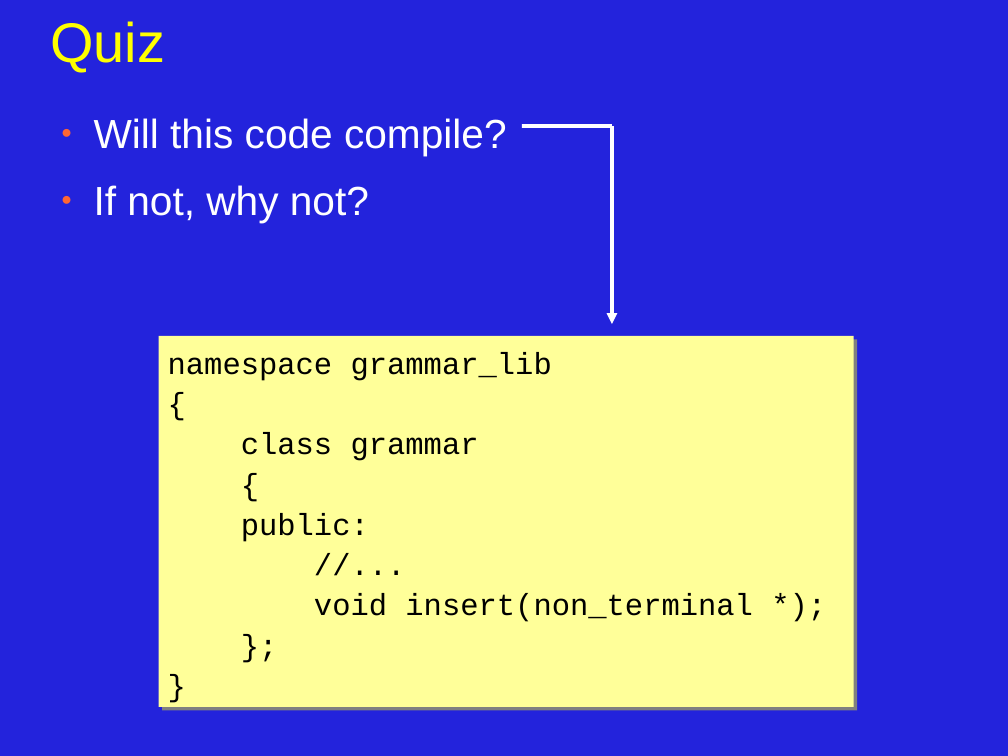
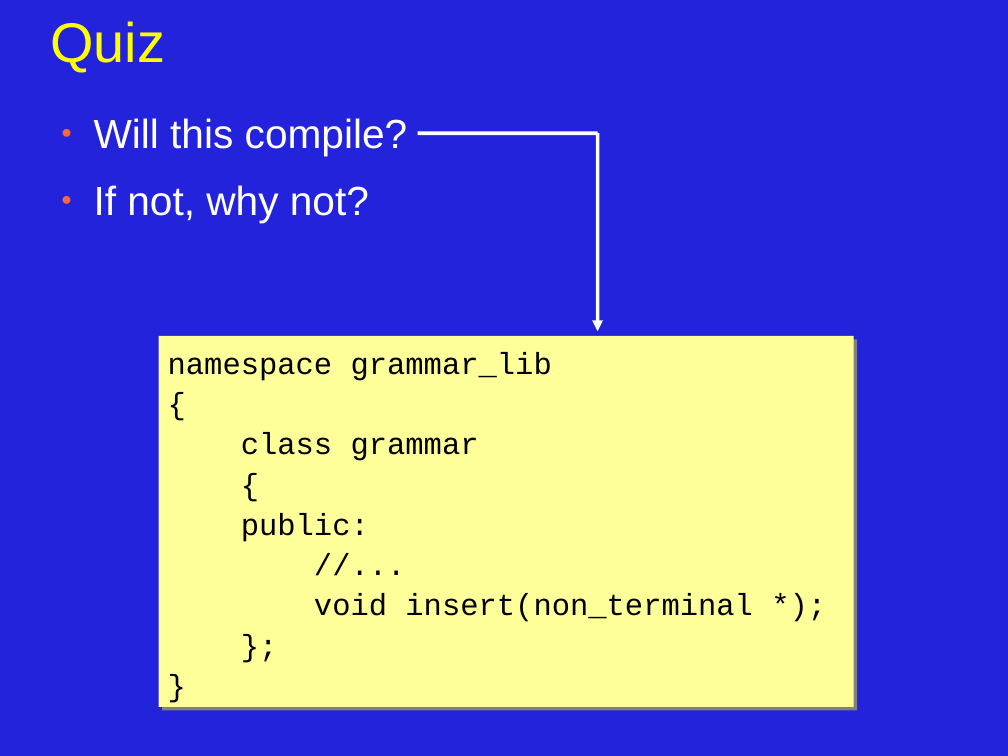
Before and after one commit to JonJagger/two-day-courses, a slide deck: slide 12 of cppf/06_Program_Organization_and_Dependency_Management.odp. Drawn at 1008x756 pixels with LibreOffice and Linux fonts; fonts in the diff are those of the drawing. Boxes give left, top, right and bottom in pixels: in the first picture for what was removed or moved away, otherwise in the second. Text is boxed around its words. In the diff, an @@ line names an element or a change of style, - is before the commit and + after.

Commit message:
copied slides into summary; ch 8 partially done; went through all slides and tidied up and corrected typos

```diff
--- a/cppf/06_Program_Organization_and_Dependency_Management.odp
+++ b/cppf/06_Program_Organization_and_Dependency_Management.odp
@@ text at <box>94,118,408,156</box>: text changed @@
-● Will this code compile?
+● Will this compile?
@@ line moved from (522, 126) - (612, 126) to (418, 134) - (598, 134) @@
@@ arrow moved from (612, 126) - (612, 324) to (598, 134) - (598, 331) @@
```
Also in this commit, not shown: 5 other slides changed, 6 other files.
